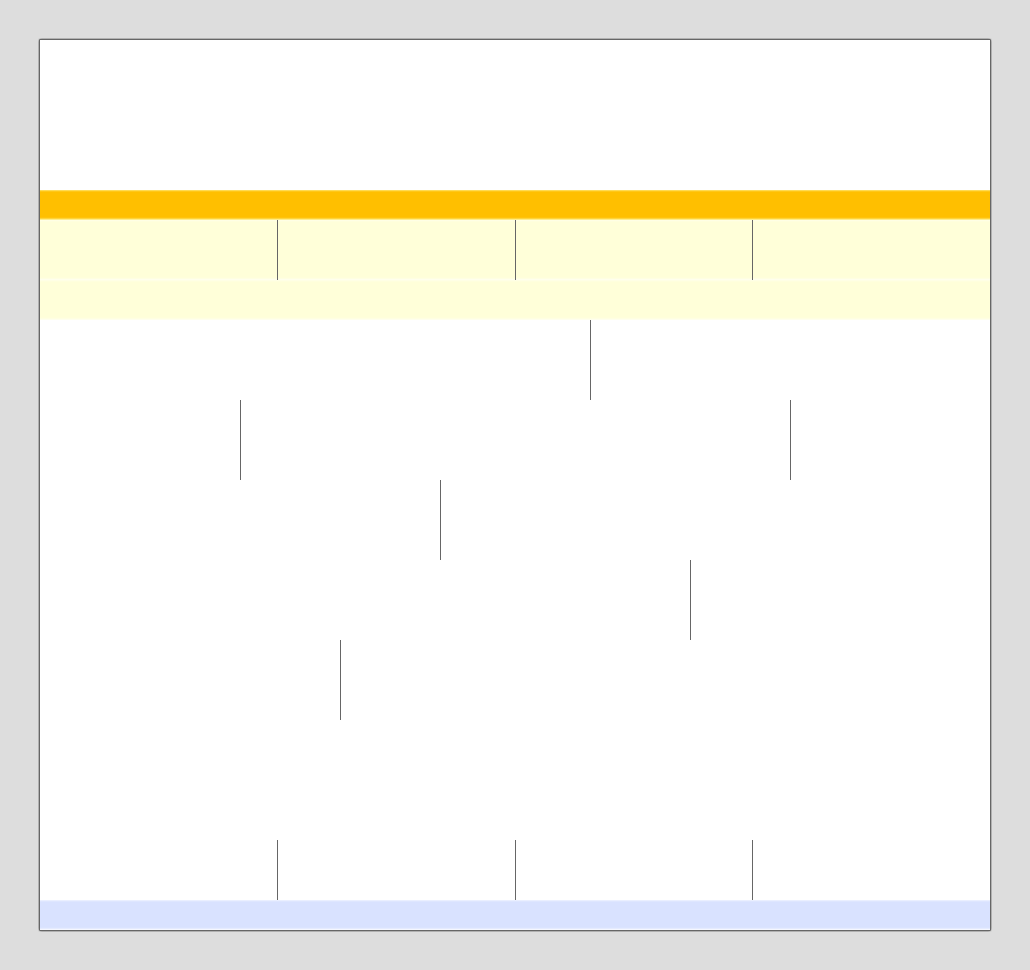
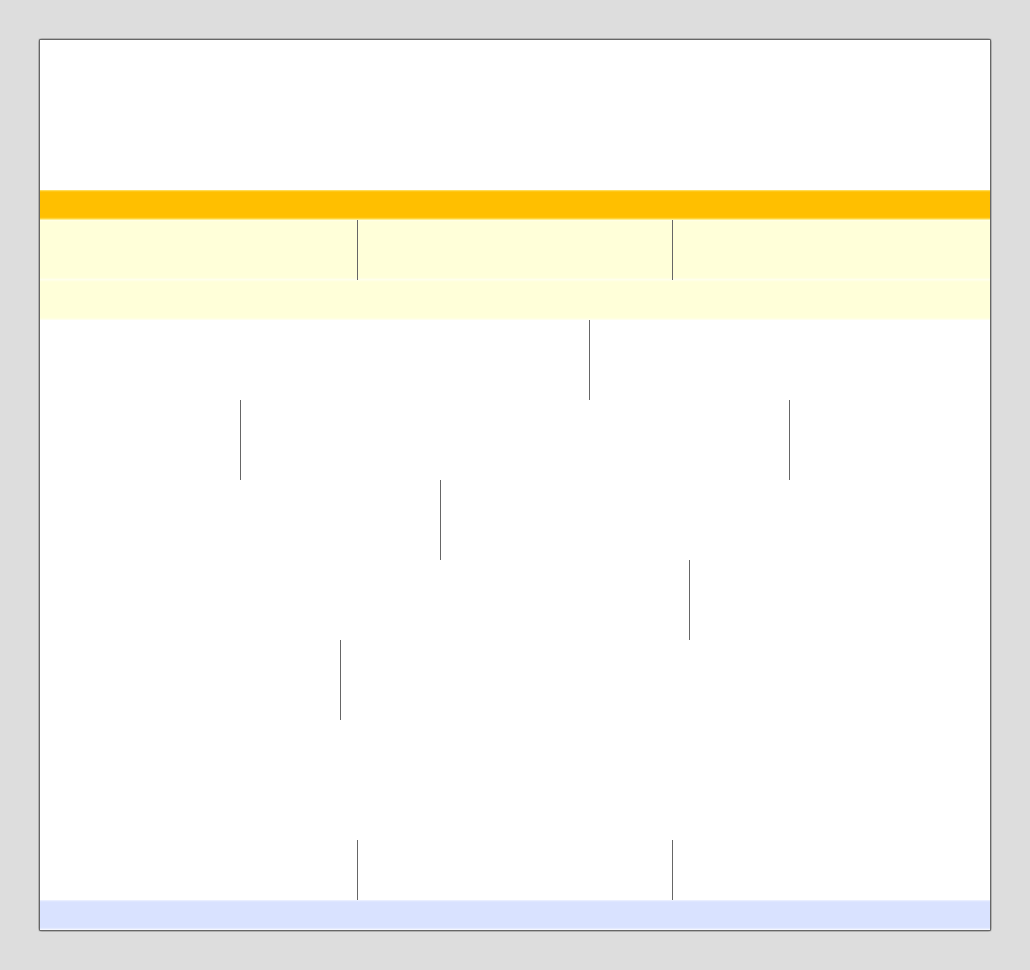
The second w=1030, h=970 image is a revision of the first. Changes to its layers:
painted on "stroke" over 277, 220, 791, 900
